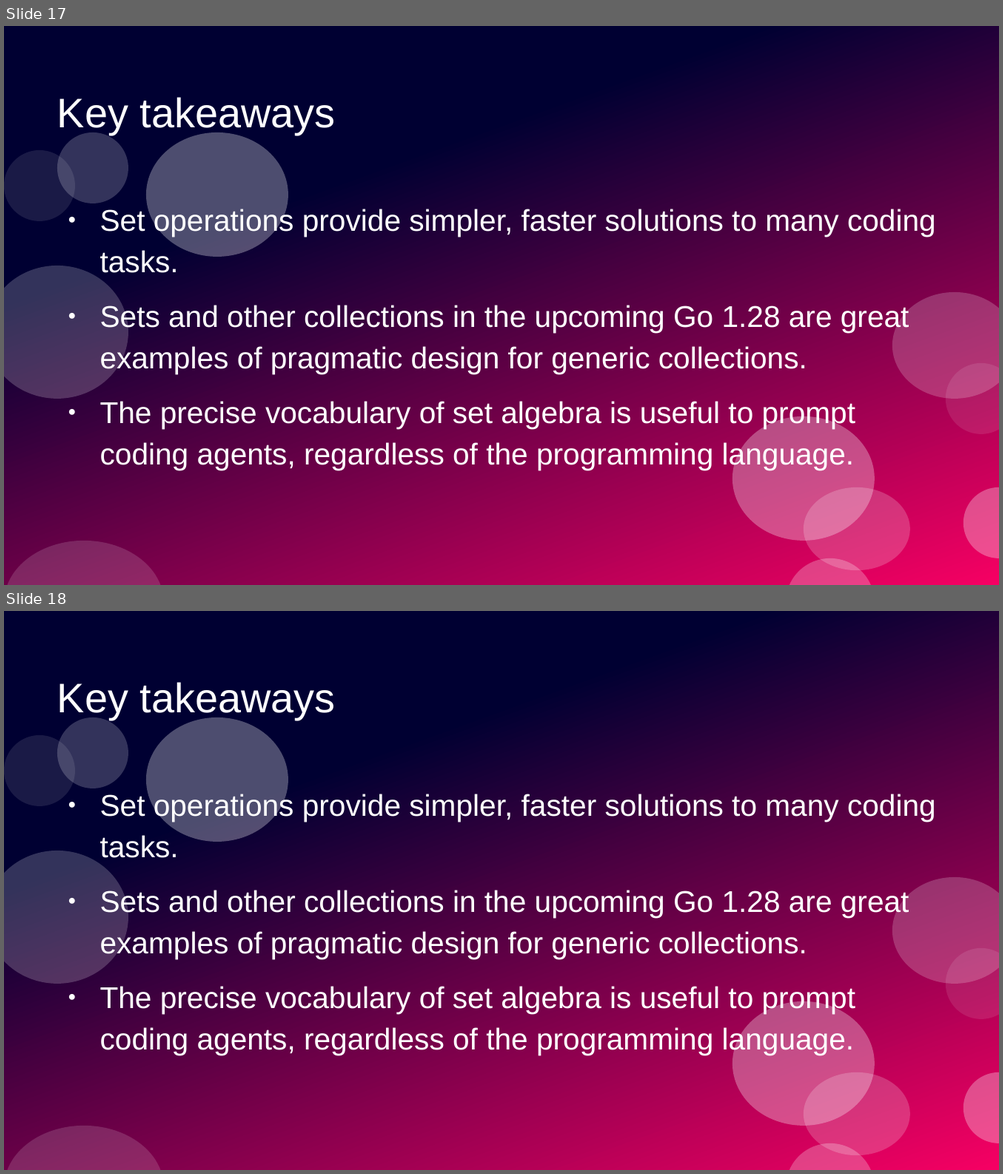
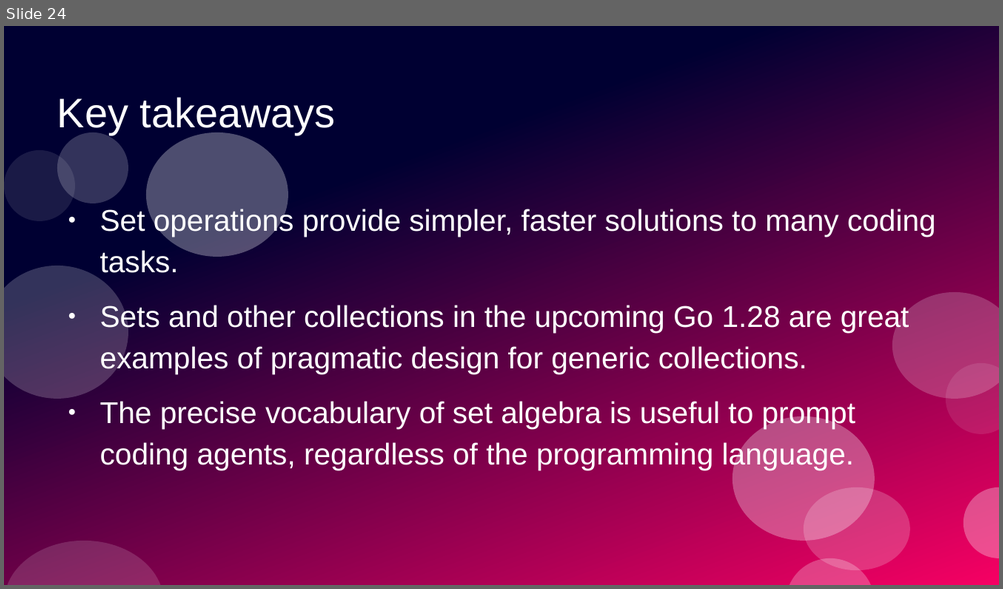
Before and after one commit to ramalho/sets-in-go, a slide deck: sets-in-go.odp. Shown one above the other, each under a label of ours: slides 17 and 18 before the commit, slide 24 after it. The pictures are 1003x1174 and 1003x589 pixels, drawn with LibreOffice and Linux fonts; fonts in the diff are those of the drawing. Boxes give left, top, right and bottom in pixels: in the first picture for what was removed or moved away, otherwise in the second. Text is boxed around its words. In the diff, an @@ line names an element or a change of style, - is before the commit and + after.

```diff
--- a/sets-in-go.odp
+++ b/sets-in-go.odp
@@ slide 18 removed at (4,611,999,1170), background #FFFFFF; not listed: 12 template elements that a slide beside it also shows @@
@@ title removed at (57,682,336,720) @@
-Key takeaways
@@ text removed at (100,792,936,1055) @@
-● Set operations provide simpler, faster solutions to many coding tasks.
-● Sets and other collections in the upcoming Go 1.28 are great examples of pragmatic design for generic collections.
-● The precise vocabulary of set algebra is useful to prompt coding agents, regardless of the programming language.
@@ what was slide 17 is now slide 24 @@
```
Also in this commit, not shown: 1 slide changed, 7 slides added, 2 other files.
